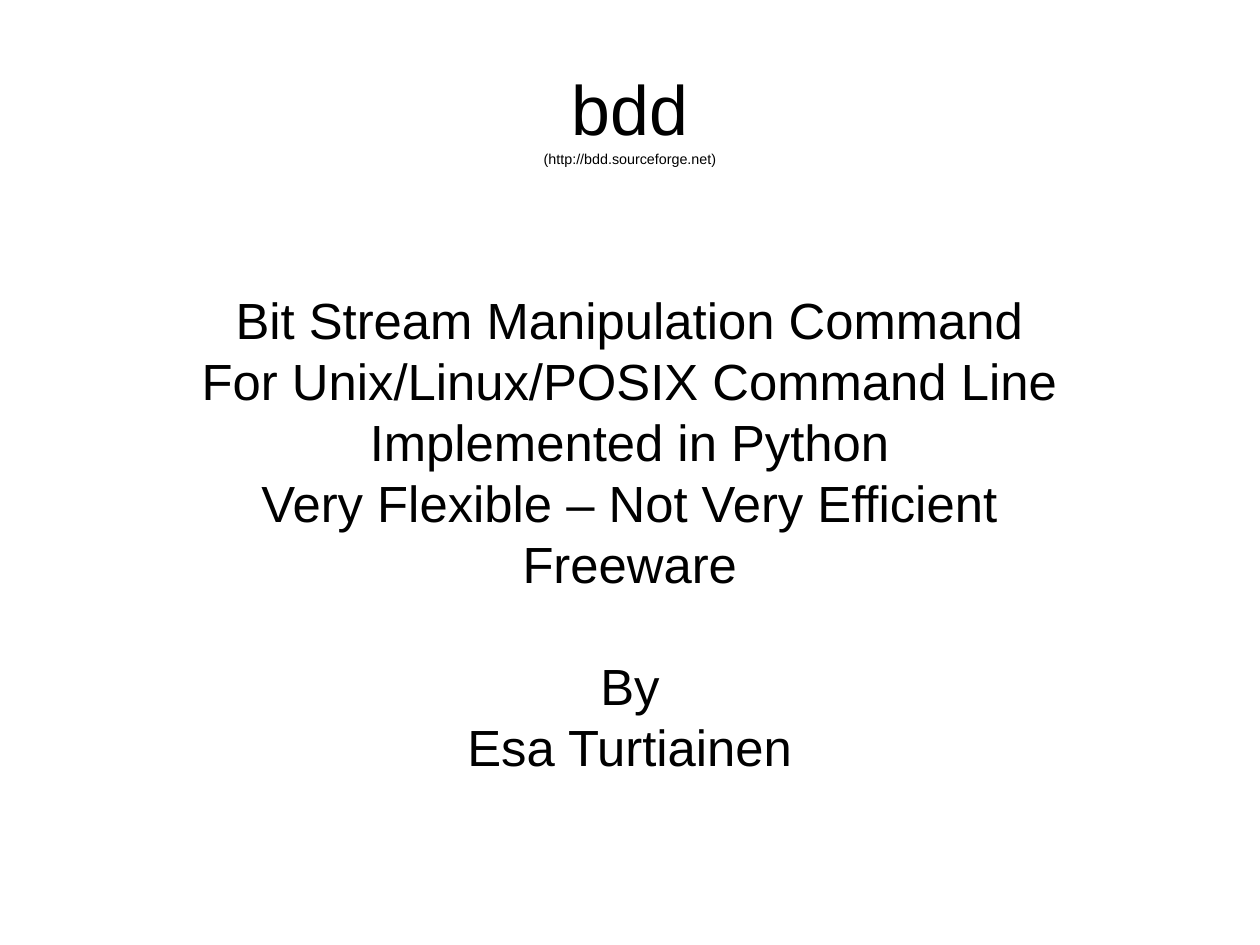
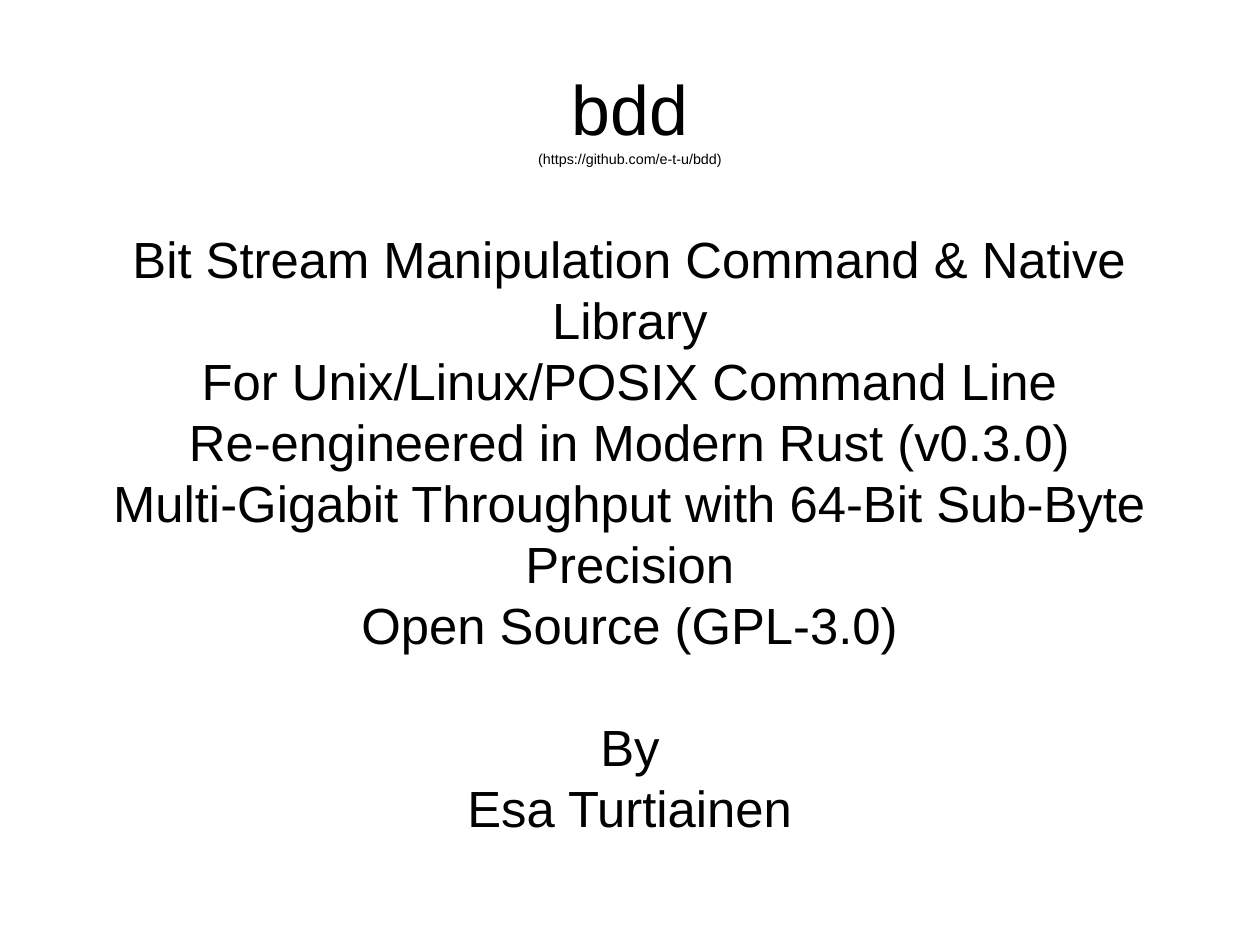
Before and after one commit to e-t-u/bdd, a slide deck: slide 1 of docs/Presentation.odp. Drawn at 1260x945 pixels with LibreOffice and Linux fonts; fonts in the diff are those of the drawing. Boxes give left, top, right and bottom in pixels: in the first picture for what was removed or moved away, otherwise in the second. Text is boxed around its words. In the diff, an @@ line names an element or a change of style, - is before the commit and + after.

Commit message:
Update Presentation.odp with modern Rust features, AI weights, and multimedia recipes

```diff
--- a/docs/Presentation.odp
+++ b/docs/Presentation.odp
@@ title at (538,84,721,167): text changed @@
-bdd
-(http://bdd.sourceforge.net)
+bdd
+(https://github.com/e-t-u/bdd)
@@ subtitle at (132,241,1126,350): text changed @@
-Bit Stream Manipulation Command
+Bit Stream Manipulation Command & Native Library
@@ subtitle at (113,424,1145,655): text changed @@
-Implemented in Python
-Very Flexible – Not Very Efficient
-Freeware
+Re-engineered in Modern Rust (v0.3.0)
+Multi-Gigabit Throughput with 64-Bit Sub-Byte Precision
+Open Source (GPL-3.0)
```
Also in this commit, not shown: 8 other slides changed, 5 slides added, 2 slides removed, 2 other files.
